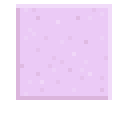
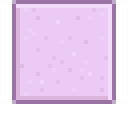
Comparing the layer stacks of the two 128×128 images. Changes:
pixels changed over (12, 0, 116, 104) (layer not identified)
